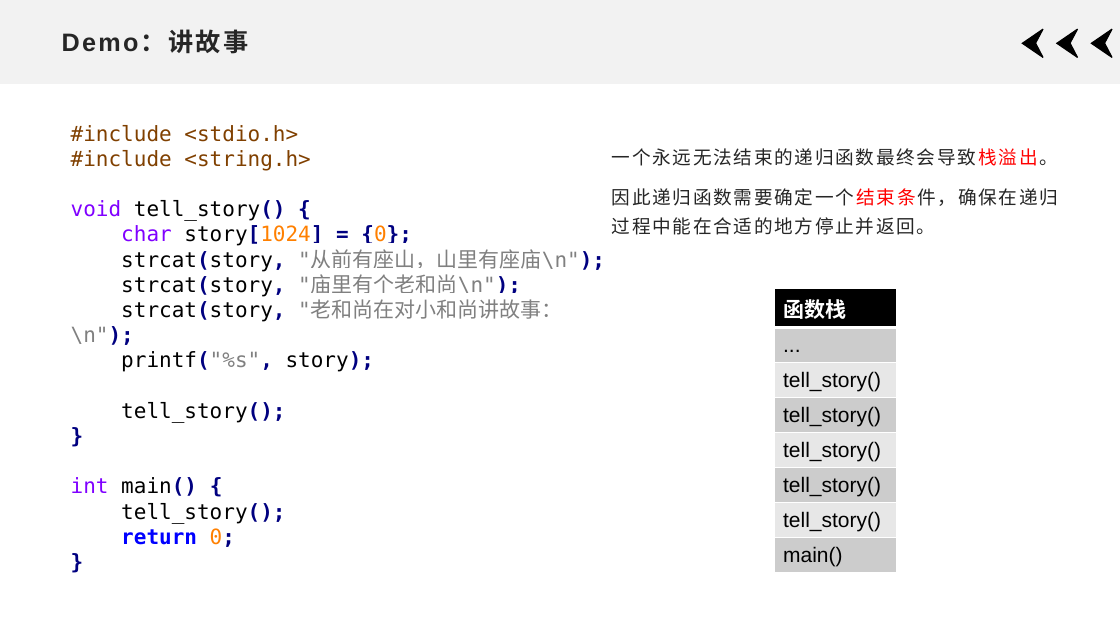
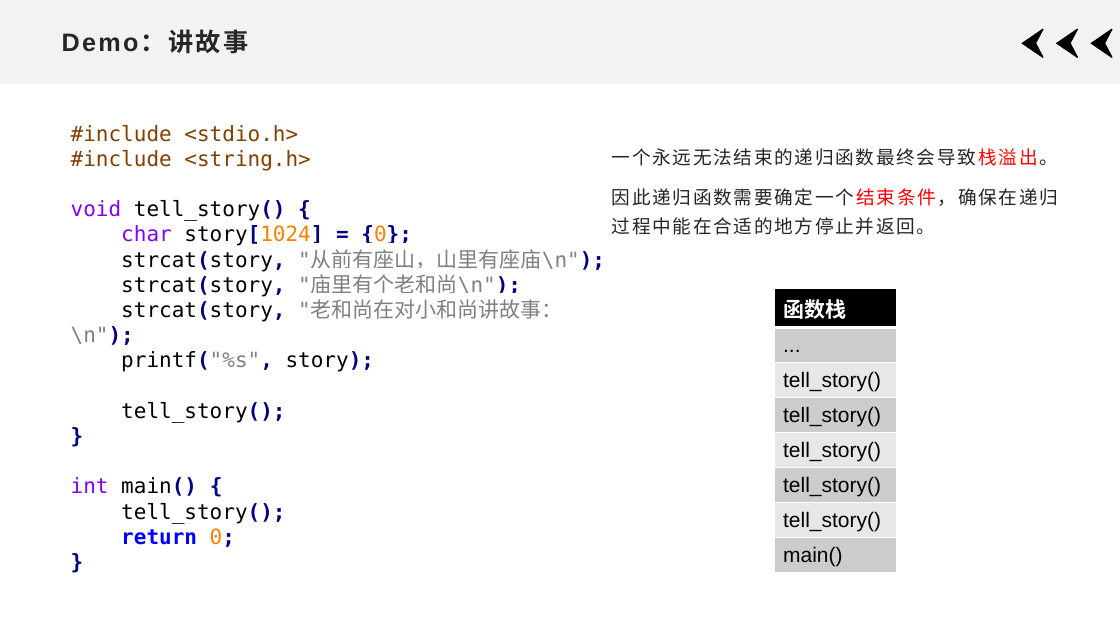
Before and after one commit to xdai02/C, a slide deck: slide 37 of slides/Chapter5.pptx (slide 33 before the commit). Drawn at 1120x630 pixels with LibreOffice and Linux fonts; fonts in the diff are those of the drawing. Boxes give left, top, right and bottom in pixels: in the first picture for what was removed or moved away, otherwise in the second. Text is boxed around its words. In the diff, an @@ line names an element or a change of style, - is before the commit and + after.

```diff
--- a/slides/Chapter5.pptx
+++ b/slides/Chapter5.pptx
@@ text at bbox=[612, 188, 1058, 235]: text colour #262626 to #FF0000 in "因此递归函数需要确定一个结束条件，确保在递归过程中能在合适的地方停止并返回。" @@
```
Also in this commit, not shown: 1 other slide changed, 1 slide added, 7 other files.
